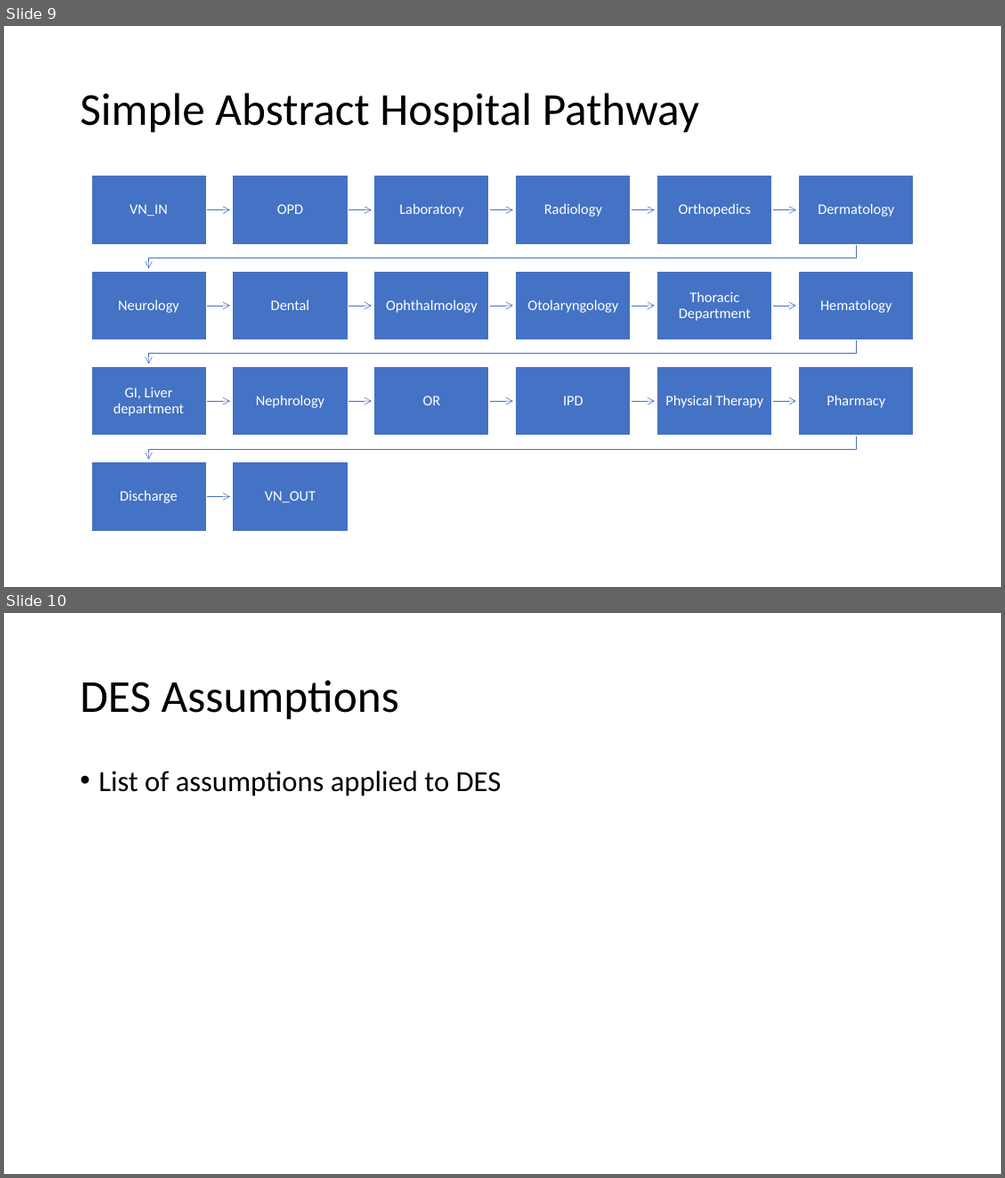
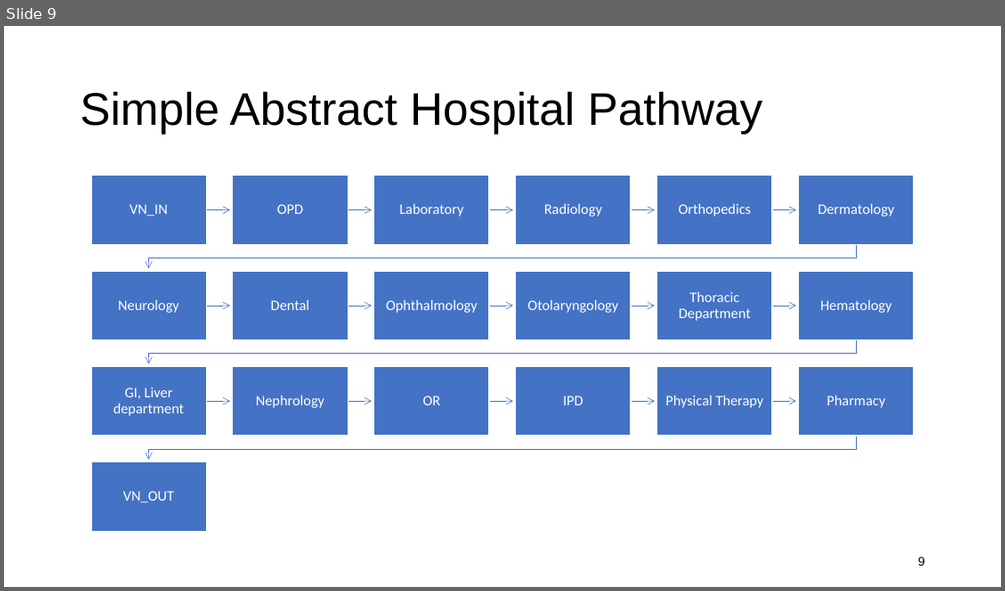
Before and after one commit to kawin7538/ds_hospital_project, a slide deck: memo_presentation/memo.pptx. Shown one above the other, each under a label of ours: slides 9 and 10 before the commit, slide 9 after it. The pictures are 1005x1178 and 1005x591 pixels, drawn with LibreOffice and Linux fonts; fonts in the diff are those of the drawing. Boxes give left, top, right and bottom in pixels: in the first picture for what was removed or moved away, otherwise in the second. Text is boxed around its words. In the diff, an @@ line names an element or a change of style, - is before the commit and + after.

```diff
--- a/memo_presentation/memo.pptx
+++ b/memo_presentation/memo.pptx
@@ slide 10 removed at (x1=4, y1=613, x2=1001, y2=1174), background #FFFFFF @@
@@ title removed at (x1=80, y1=680, x2=399, y2=720) @@
-DES Assumptions
@@ text removed at (x1=98, y1=771, x2=502, y2=796) @@
-• List of assumptions applied to DES
@@ slide 9 changed as well @@
@@ title "Simple Abstract Hospital Pathway" at (x1=80, y1=91, x2=763, y2=134): font Calibri to Arial @@
@@ text "VN_OUT" moved from (x1=265, y1=491, x2=316, y2=502) to (x1=123, y1=491, x2=174, y2=502) @@
@@ rectangle removed at (x1=233, y1=462, x2=348, y2=531) @@
@@ text removed at (x1=120, y1=490, x2=178, y2=503) @@
-Discharge
@@ freeform shape removed at (x1=206, y1=492, x2=230, y2=500) @@
@@ page number added at (x1=918, y1=556, x2=925, y2=565), 12 pt, text #000000 @@
+9
```
Also in this commit, not shown: 12 other slides changed, 2 slides added, 5 other files.
